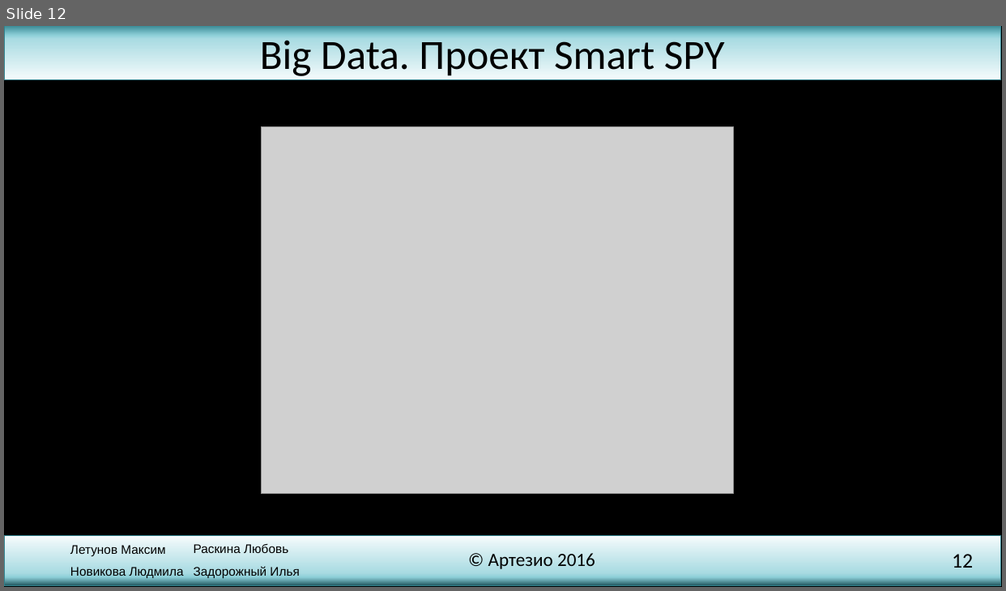
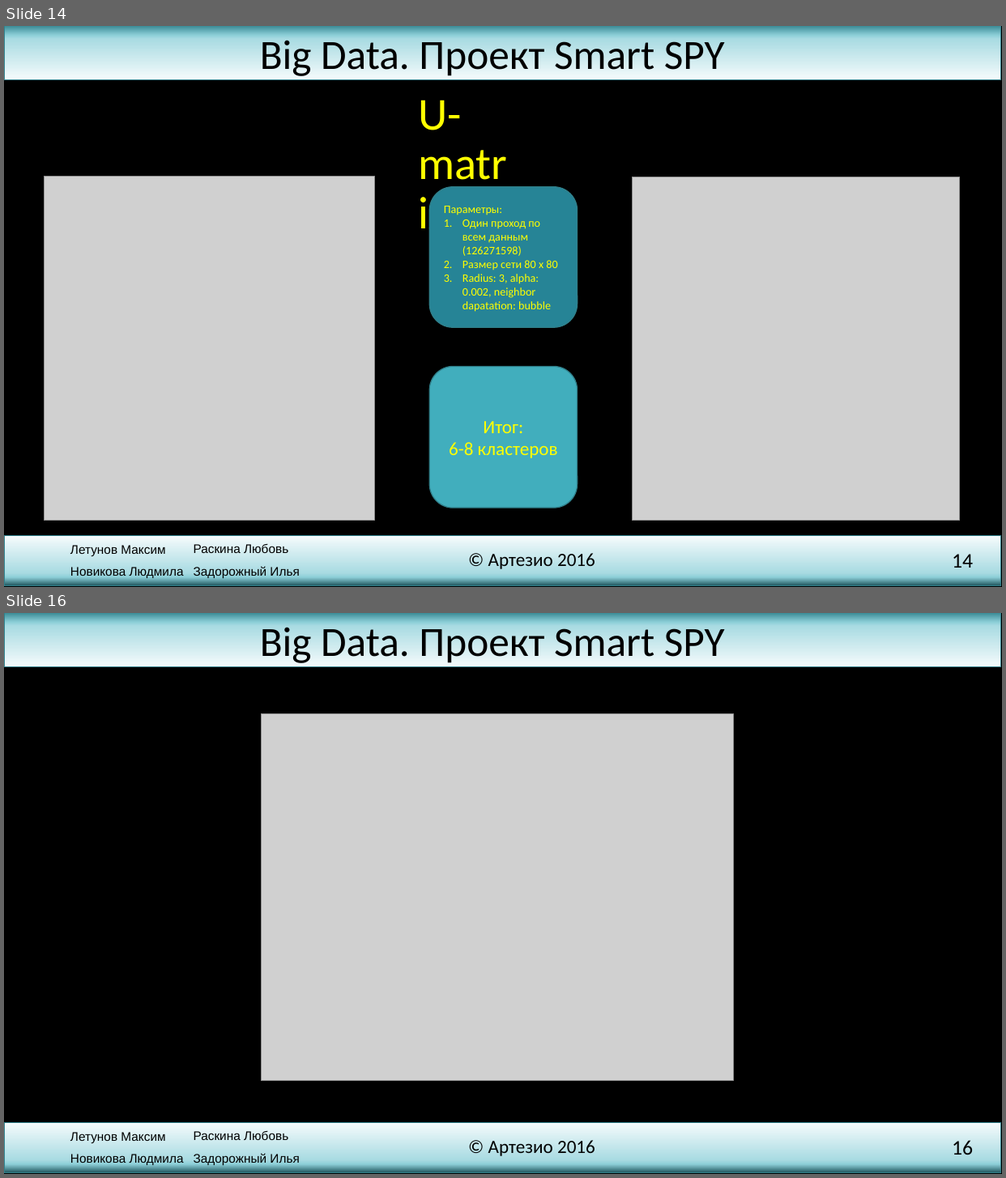
Before and after one commit to SmallDev/TestSmart, a slide deck: presentation.pptx. Shown one above the other, each under a label of ours: slide 12 before the commit, slides 14 and 16 after it; the slides between them are not shown. The pictures are 1006x591 and 1006x1178 pixels, drawn with LibreOffice and Linux fonts; fonts in the diff are those of the drawing; grey boxes stand for pictures; background and template pictures are left out. Boxes give left, top, right and bottom in pixels: in the first picture for what was removed or moved away, otherwise in the second. Text is boxed around its words. In the diff, an @@ line names an element or a change of style, - is before the commit and + after.

```diff
--- a/presentation.pptx
+++ b/presentation.pptx
@@ slide 14 added at (4,26,1002,587), background picture (left out); not listed: 7 template elements that a slide beside it also shows @@
@@ title added at (418,100,461,130), 44 pt, text #FFFF00 @@
+U-matrix
@@ picture added at (44,176,374,520) @@
@@ rounded rectangle added at (429,187,577,327), fill #268496, outline #30818C 1 pt, 11 pt, text #FFFF00 @@
+Параметры:
+1. Один проход по всем данным (126271598)
+2. Размер сети 80 x 80
+3. Radius: 3, alpha: 0.002, neighbor dapatation: bubble
@@ picture added at (632,177,960,521) @@
@@ rounded rectangle added at (429,367,577,508), fill #41AEBD, outline #30818C 1 pt, 18 pt, text #FFFF00 @@
+Итог:
+6-8 кластеров
@@ what was slide 12 is now slide 16 @@
@@ page number at (952,1140,973,1155): text changed @@
-12
+16
```
Also in this commit, not shown: 3 other slides added.
